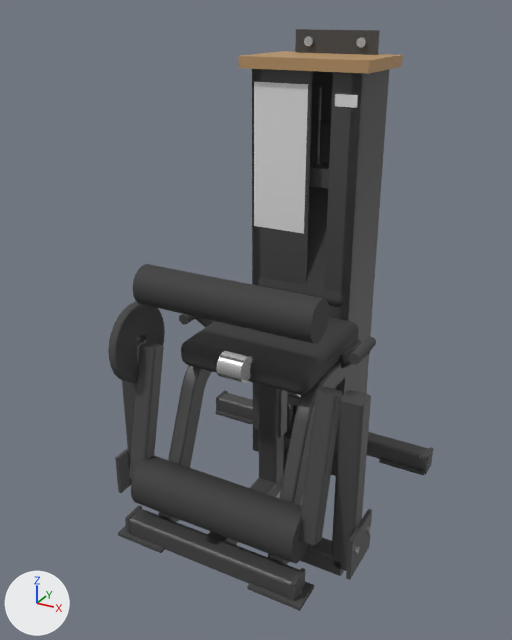
The glTF model catalogs/ludus-core/models/LD-WH023/model.glb, before and after one commit.
The view is the same before and after, from a camera (50 mm lens) standing at (0.945, -1.683, 1.562) and looking at (0.002, 0.032, 0.704). Every picture has the same lights, and +X, +Y and +Z are marked at lower left. The older version comes first. Both versions are drawn at frame 31 of the action 'movimento'; the numbers are the values there.

Before the edit, the objects in view are built like this:
```python
me_mesh_3 = bpy.data.meshes.new('Mesh_3')
me_mesh_3.from_pydata(...)  # a box spanning x -0.5..0.5, y -0.5..0.5, z -0.5..0.5
me_mesh_3.materials.append(mat_frame)  # dark grey #555555
me_mesh_4 = bpy.data.meshes.new('Mesh_4')
me_mesh_4.from_pydata(...)  # a box spanning x -0.5..0.5, y -0.5..0.5, z -0.5..0.5
me_mesh_4.materials.append(mat_wood)  # orange #ba9466
ob_gusset = bpy.data.objects.new('gusset', me_mesh_3)
ob_gusset.parent = ob_lever_support
ob_gusset.location = (0.416, -0.26, 0.12)
ob_gusset.scale = (0.012, 0.16, 0.14)
ob_lever = bpy.data.objects.new('lever', None)
ob_lever.parent = ob_station
ob_lever.location = (0.0, -0.26, 0.6)
ob_lever.rotation_euler = (1.198, 0.0, 0.0)  # degrees (69, 0, 0)
ob_tower_cap = bpy.data.objects.new('tower_cap', me_mesh_4)
ob_tower_cap.parent = ob_tower_frame
ob_tower_cap.location = (0.0, 0.0, 1.411)
ob_tower_cap.scale = (0.42, 0.3, 0.035)
# also in view: 'thigh_pad_roller' at (0.0, -0.131, 0.822); 'lever_hub' at (0.0, -0.091, 0.602); 'lever_bar.001' at (-0.3, -0.142, 0.386); 'seat_rail_tube' at (-0.2, 0.067, 0.287); 'tower_side' at (-0.165, 0.453, 0.698)
```
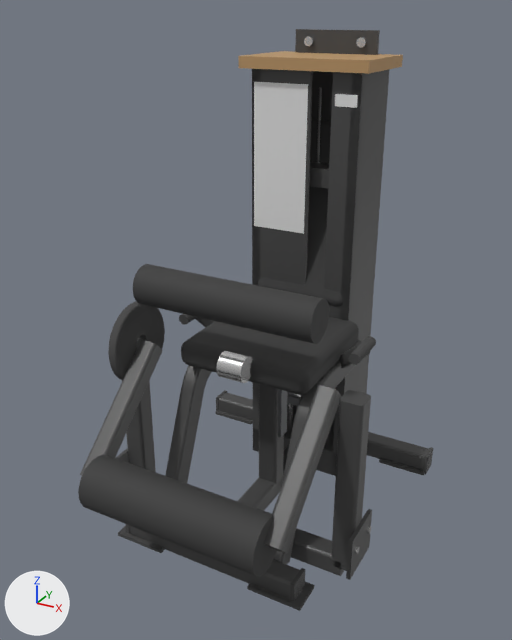
ob_lever is not drawn itself; it is the parent of ob_lever_hub, ob_lever_cam, ob_lever_bar, ob_lever_bar_001, ob_lever_roller.

The change, as JSON lines over the scene's bpy script:
```json
{"op": "set", "path": "ob_lever.rotation_euler", "old": "(1.198, 0.0, 0.0)", "new": "(0.599, 0.0, 0.0)", "note": "degrees (69, 0, 0) -> degrees (34, 0, 0)"}
```

Pixel boxes [x1, y1, x2, y2] of what changed, in the pictures (512 x 640 px):
```json
{"object": "lever_roller", "change": "turned", "before": [131, 456, 309, 564], "after": [78, 455, 277, 577]}
{"object": "lever_bar", "change": "turned", "before": [299, 387, 343, 545], "after": [264, 385, 341, 554]}
{"object": "lever_bar.001", "change": "turned", "before": [129, 342, 164, 479], "after": [80, 340, 163, 475]}
{"object": "lever_cam", "change": "turned", "before": [108, 301, 165, 383], "after": [108, 301, 165, 380]}
{"object": "lever_hub", "change": "turned", "before": [217, 351, 253, 383], "after": [217, 351, 253, 383]}
```
